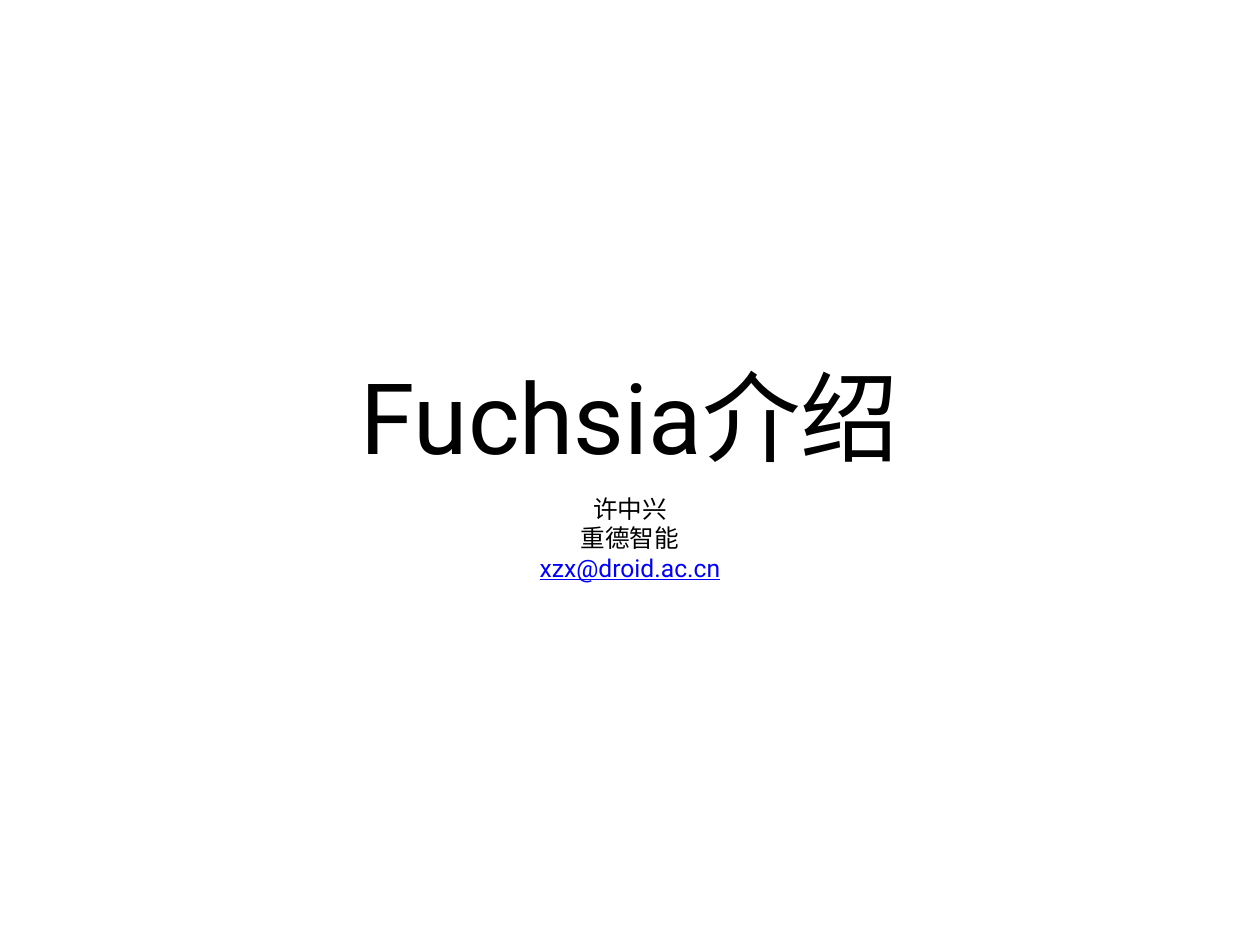
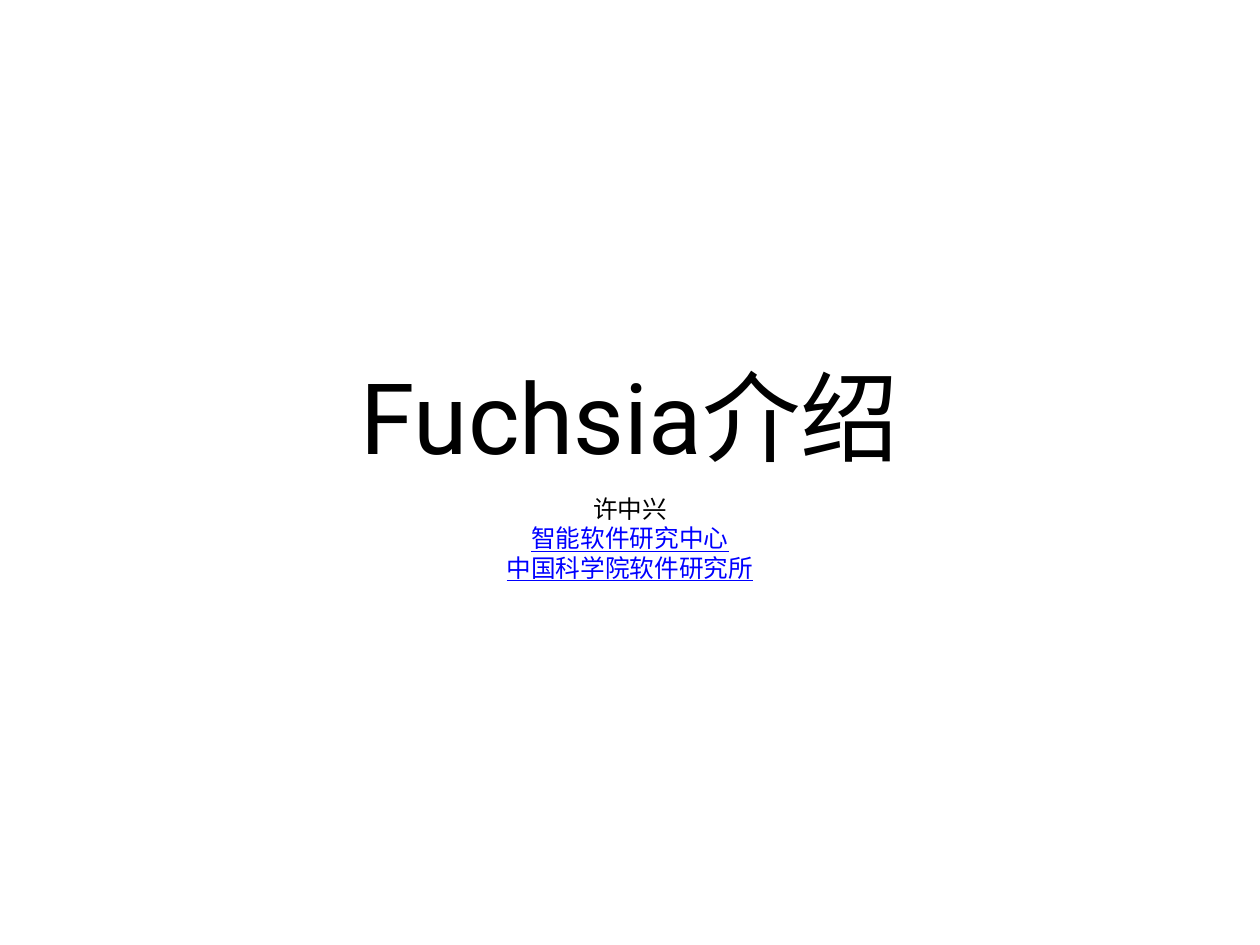
Before and after one commit to xuzhongxing/xuzhongxing.github.io, a slide deck: slide 1 of 201806fuchsia.pptx. Drawn at 1260x945 pixels with LibreOffice and Linux fonts; fonts in the diff are those of the drawing. Boxes give left, top, right and bottom in pixels: in the first picture for what was removed or moved away, otherwise in the second. Text is boxed around its words. In the diff, an @@ line names an element or a change of style, - is before the commit and + after.

```diff
--- a/201806fuchsia.pptx
+++ b/201806fuchsia.pptx
@@ subtitle at <box>507,526,753,581</box>: text changed @@
-重德智能
-xzx@droid.ac.cn
+智能软件研究中心
+中国科学院软件研究所
```
Also in this commit, not shown: 2 other slides changed, 1 other file.
